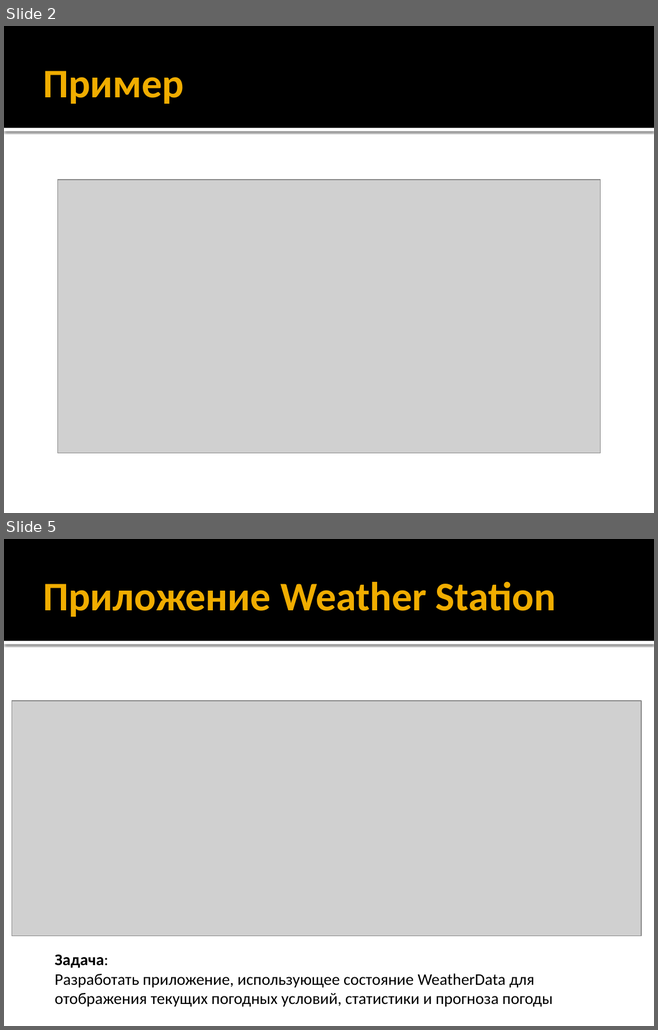
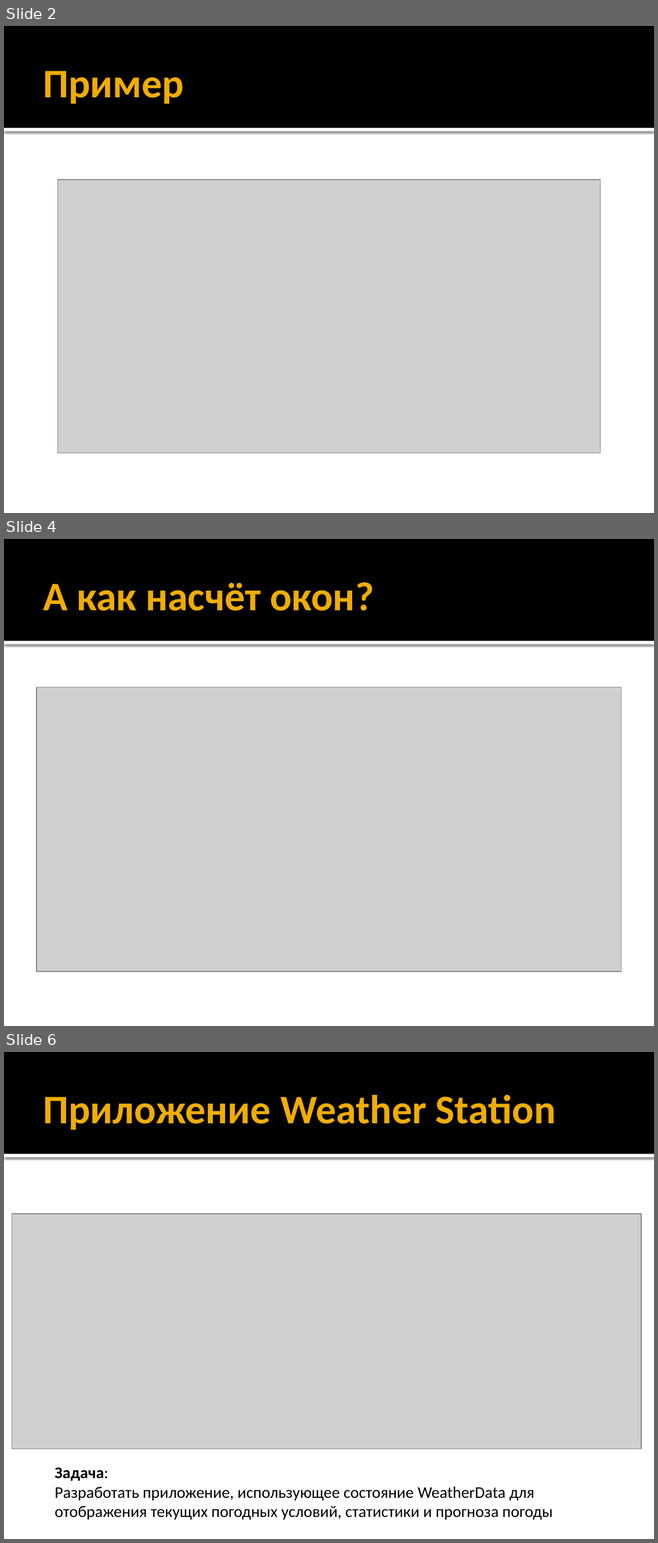
Before and after one commit to alexey-malov/ood, a slide deck: lectures/02.observer/observer.pptx. Shown one above the other, each under a label of ours: slides 2 and 5 before the commit, slides 2, 4 and 6 after it; the slides between them are not shown. The pictures are 658x1030 and 658x1543 pixels, drawn with LibreOffice and Linux fonts; fonts in the diff are those of the drawing; grey boxes stand for pictures. Boxes give left, top, right and bottom in pixels: in the first picture for what was removed or moved away, otherwise in the second. Text is boxed around its words. In the diff, an @@ line names an element or a change of style, - is before the commit and + after.

```diff
--- a/lectures/02.observer/observer.pptx
+++ b/lectures/02.observer/observer.pptx
@@ slide 4 added at box(4, 539, 654, 1026), background #FFFFFF; not listed: 2 template elements that a slide beside it also shows @@
@@ title added at box(43, 582, 373, 611), 45 pt, text #F0AD00, bold @@
+А как насчёт окон?
@@ picture added at box(36, 687, 621, 972) @@
@@ what was slide 5 is now slide 6 @@
```
Also in this commit, not shown: 3 slides changed, 1 other slide added.
